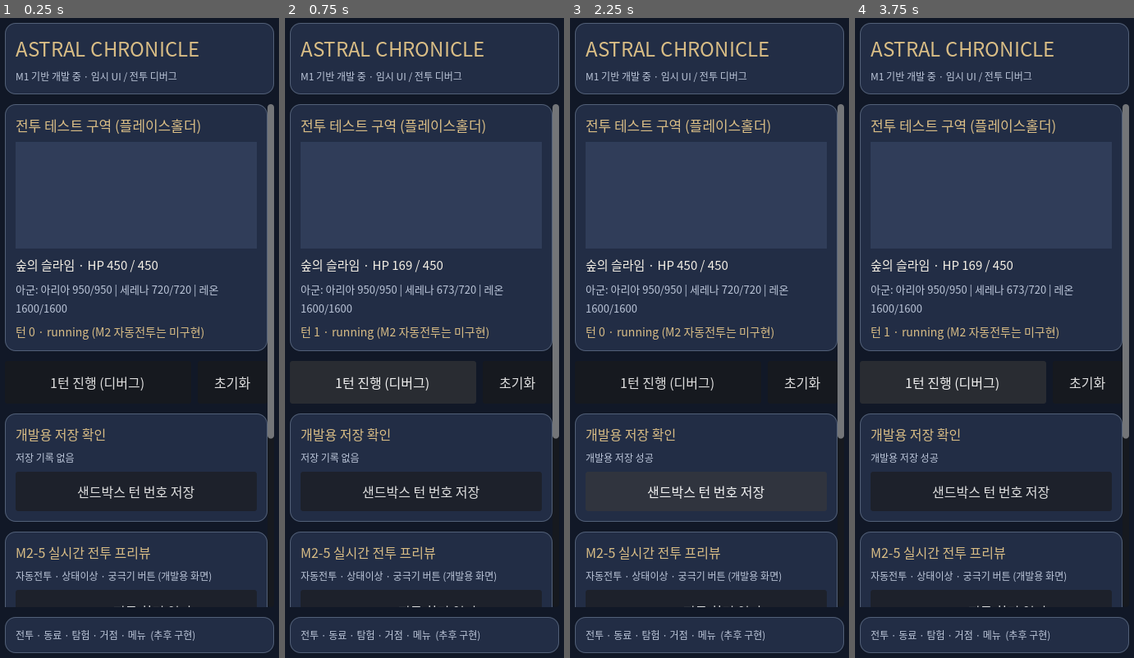
Above: before the commit, frames 1-4 (left to right).
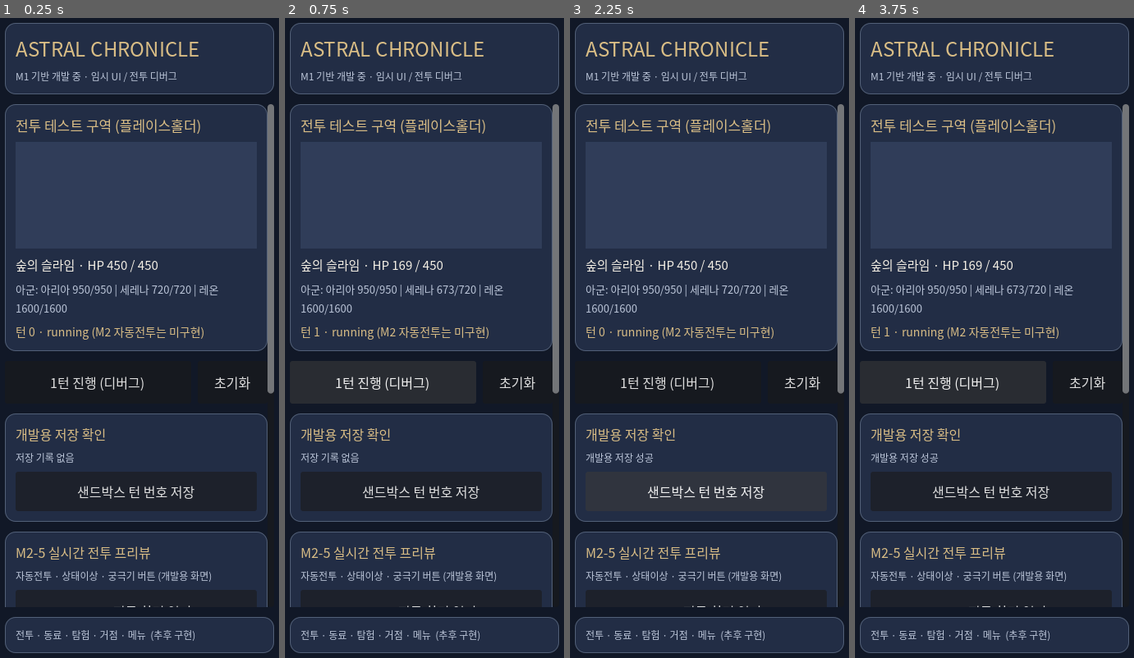
Above: after the commit, the same moments.

Repository: nalkarowndal/ppp
Game: Godot game, scene res://scenes/main.tscn
Same seed, same stepped clock (60 frames per second), same inputs: the game is played once before the commit and once after it.
Inputs:
- Up to frame 1 (0.25 s): no input
- Up to frame 2 (0.75 s): click "1턴 진행 (디버그)" at 0.5 s
- Up to frame 3 (2.25 s): click "초기화" at 1.25 s; click "샌드박스 턴 번호 저장" at 2 s
- Up to frame 4 (3.75 s): click "M2-5 전투 화면 열기" at 2.75 s; click "1턴 진행 (디버그)" at 3.5 s

The runs differ from the first frame. In frame 1, 0.2% of the frame differs, in the area x 95-99%, y 58-66%; in frame 2, 0.2%; in frame 3, 0.2%; in frame 4, 0.2%.

Commit message:
feat(M3-6): responsive Godot growth, equipment and idle UI with real saved actions

Diff:
--- /dev/null
+++ b/scenes/m3_progression.tscn
@@ -0,0 +1,12 @@
+[gd_scene load_steps=2 format=3]
+
+[ext_resource type="Script" path="res://scripts/ui/m3_progression_ui.gd" id="1_m3"]
+
+[node name="M3Progression" type="Control"]
+layout_mode = 3
+anchors_preset = 15
+anchor_right = 1.0
+anchor_bottom = 1.0
+grow_horizontal = 2
+grow_vertical = 2
+script = ExtResource("1_m3")
--- /dev/null
+++ b/scripts/ui/m3_progression_ui.gd
@@ -0,0 +1,448 @@
+extends Control
+## M3-6 native Godot portrait UI. Separate scene so M1 debug and M2 combat
+## interactions keep their original visual geometry and QA targets.
+const Repo = preload("res://scripts/core/data_repository.gd")
+const Model = preload("res://scripts/ui/m3_progression_controller.gd")
+const Growth = preload("res://scripts/core/growth_system.gd")
+const Gear = preload("res://scripts/core/equipment_system.gd")
+const Idle = preload("res://scripts/core/offline_rewards.gd")
+const Store = preload("res://scripts/core/profile_store.gd")
+
+const INK := Color("#101726")
+const PANEL := Color("#1C2840")
+const PANEL_SOFT := Color("#263750")
+const BORDER := Color("#536782")
+const GOLD := Color("#DCC18A")
+const IVORY := Color("#F7F1E8")
+const MUTED := Color("#B8C5D6")
+const POSITIVE := Color("#A5D6C3")
+
+@export var save_path: String = Store.SAVE_PATH
+
+var _model = Model.new()
+var _ready_ok: bool = false
+var _safe: MarginContainer
+var _hero_name: Label
+var _wallet_label: Label
+var _status_label: Label
+var _stats_label: Label
+var _growth_detail: Label
+var _slot_summary: Label
+var _idle_summary: Label
+var _inventory_rows: VBoxContainer
+var _slot_picker: OptionButton
+var _level_button: Button
+var _ascend_button: Button
+var _unequip_button: Button
+var _claim_button: Button
+var _pages: Array[ScrollContainer] = []
+var _tabs: Array[Button] = []
+var _current_tab: int = 0
+var _idle_dialog: ConfirmationDialog
+
+func _ready() -> void:
+	_setup_theme()
+	_build()
+	var result: Dictionary = _model.initialize(save_path)
+	_ready_ok = bool(result.get("ok", false))
+	if not _ready_ok:
+		_status_label.text = "저장 데이터를 열 수 없습니다: " + str(result.get("reason", "unknown"))
+		_level_button.disabled = true
+		_ascend_button.disabled = true
+		_unequip_button.disabled = true
+		_claim_button.disabled = true
+	else:
+		_status_label.text = "성장 데이터를 안전하게 불러왔습니다."
+		_refresh_all()
+	_apply_safe_area()
+	get_viewport().size_changed.connect(_apply_safe_area)
+	print("M3_UI_READY: growth/equipment/idle scene initialized, storage_ok=%d" % int(_ready_ok))
+
+func _notification(what: int) -> void:
+	if not _ready_ok:
+		return
+	# Mobile OS may terminate the process from background. Persist before
+	# suspension; do not use focus-out (which also fires for dialogs).
+	if what in [NOTIFICATION_APPLICATION_PAUSED, NOTIFICATION_WM_CLOSE_REQUEST, NOTIFICATION_WM_GO_BACK_REQUEST]:
+		var checkpoint: Dictionary = _model.mark_background(_now_unix())
+		if not bool(checkpoint.get("ok", false)) and str(checkpoint.get("reason", "")) != "unchanged_checkpoint":
+			print("M3_UI_PAUSE_SAVE_FAILED: " + str(checkpoint.get("reason", "")))
+	elif what == NOTIFICATION_APPLICATION_RESUMED:
+		_refresh_all()
+		var preview: Dictionary = _model.preview_idle(_now_unix())
+		if bool(preview.get("ok", false)) and int(preview["rewards"].get("gold", 0)) > 0:
+			_idle_dialog.dialog_text = "방치 보상이 준비됐습니다.\n골드 %d  ·  경험치 결정 %d\n수령하시겠습니까?" % [int(preview["rewards"]["gold"]), int(preview["rewards"]["xp_crystals"])]
+			_idle_dialog.popup_centered(Vector2i(320, 170))
+
+func _now_unix() -> int:
+	return int(floor(Time.get_unix_time_from_system()))
+
+func _setup_theme() -> void:
+	var f := SystemFont.new()
+	f.font_names = PackedStringArray(["Noto Sans CJK KR", "Malgun Gothic", "NanumGothic", "sans-serif"])
+	var t := Theme.new()
+	t.default_font = f
+	theme = t
+
+func _build() -> void:
+	var bg := ColorRect.new()
+	bg.color = INK
+	bg.set_anchors_and_offsets_preset(Control.PRESET_FULL_RECT)
+	bg.mouse_filter = Control.MOUSE_FILTER_IGNORE
+	add_child(bg)
+
+	_safe = MarginContainer.new()
+	_safe.set_anchors_and_offsets_preset(Control.PRESET_FULL_RECT)
+	add_child(_safe)
+	var stack := VBoxContainer.new()
+	stack.add_theme_constant_override("separation", 10)
+	_safe.add_child(stack)
+
+	var top := _section(stack)
+	var title := _label(top, "ASTRAL CHRONICLE", 22, GOLD)
+	title.name = "M3PageTitle"
+	_label(top, "성장 · 장비 · 방치 보상", 12, MUTED)
+
+	var hero_row := HBoxContainer.new()
+	hero_row.add_theme_constant_override("separation", 6)
+	stack.add_child(hero_row)
+	var prev := _button(hero_row, "‹", "M3HeroPrev")
+	prev.custom_minimum_size.x = 52
+	prev.size_flags_horizontal = Control.SIZE_SHRINK_BEGIN
+	prev.pressed.connect(_shift_hero.bind(-1))
+	_hero_name = _label(hero_row, "동료", 15, IVORY)
+	_hero_name.size_flags_horizontal = Control.SIZE_EXPAND_FILL
+	_hero_name.horizontal_alignment = HORIZONTAL_ALIGNMENT_CENTER
+	var next := _button(hero_row, "›", "M3HeroNext")
+	next.custom_minimum_size.x = 52
+	next.size_flags_horizontal = Control.SIZE_SHRINK_END
+	next.pressed.connect(_shift_hero.bind(1))
+
+	_wallet_label = _label(stack, "G 0 · XP 0 · 승급석 0 · 강화석 0", 12, MUTED)
+	_wallet_label.name = "M3WalletLabel"
+
+	var nav := HBoxContainer.new()
+	nav.add_theme_constant_override("separation", 6)
+	stack.add_child(nav)
+	for pair in [
+		["성장", "M3GrowthTab"],
+		["장비", "M3EquipmentTab"],
+		["방치", "M3IdleTab"]
+	]:
+		var tab := _button(nav, str(pair[0]), str(pair[1]))
+		tab.pressed.connect(_show_tab.bind(_tabs.size()))
+		_tabs.append(tab)
+
+	var content_holder := Control.new()
+	content_holder.size_flags_vertical = Control.SIZE_EXPAND_FILL
+	content_holder.size_flags_horizontal = Control.SIZE_EXPAND_FILL
+	stack.add_child(content_holder)
+	for i in range(3):
+		var sc := ScrollContainer.new()
+		sc.name = ["M3GrowthScroll", "M3InventoryScroll", "M3IdleScroll"][i]
+		sc.set_anchors_and_offsets_preset(Control.PRESET_FULL_RECT)
+		sc.visible = i == 0
+		content_holder.add_child(sc)
+		_pages.append(sc)
+	var growth := VBoxContainer.new()
+	growth.add_theme_constant_override("separation", 12)
+	growth.size_flags_horizontal = Control.SIZE_EXPAND_FILL
+	_pages[0].add_child(growth)
+	_build_growth(growth)
+	var equipment := VBoxContainer.new()
+	equipment.add_theme_constant_override("separation", 12)
+	equipment.size_flags_horizontal = Control.SIZE_EXPAND_FILL
+	_pages[1].add_child(equipment)
+	_build_equipment(equipment)
+	var idle := VBoxContainer.new()
+	idle.add_theme_constant_override("separation", 12)
+	idle.size_flags_horizontal = Control.SIZE_EXPAND_FILL
+	_pages[2].add_child(idle)
+	_build_idle(idle)
+
+	_status_label = _label(stack, "불러오는 중…", 12, POSITIVE)
+	_status_label.name = "M3StatusLabel"
+	_status_label.custom_minimum_size.y = 34
+	var bottom := _button(stack, "‹  개발 화면으로 돌아가기", "M3BackButton")
+	bottom.pressed.connect(func() -> void:
+		get_tree().change_scene_to_file("res://scenes/main.tscn")
+	)
+
+	_idle_dialog = ConfirmationDialog.new()
+	_idle_dialog.name = "M3IdleRewardDialog"
+	_idle_dialog.title = "방치 보상"
+	_idle_dialog.confirmed.connect(_on_claim_pressed)
+	add_child(_idle_dialog)
+
+func _build_growth(root: VBoxContainer) -> void:
+	var summary := _section(root)
+	_label(summary, "동료 능력치", 16, GOLD)
+	_stats_label = _label(summary, "", 15, IVORY)
+	_growth_detail = _label(summary, "", 12, MUTED)
+	var progression := _section(root)
+	_label(progression, "육성", 16, GOLD)
+	_level_button = _button(progression, "레벨 올리기", "M3LevelButton")
+	_level_button.pressed.connect(_on_level_pressed)
+	_ascend_button = _button(progression, "승급", "M3AscendButton")
+	_ascend_button.pressed.connect(_on_ascend_pressed)
+	_label(progression, "필요 재화는 자동으로 차감됩니다. 획득 경로는 추후 스테이지 보상과 연결됩니다.", 12, MUTED)
+
+func _build_equipment(root: VBoxContainer) -> void:
+	var loadout := _section(root)
+	_label(loadout, "장비 슬롯", 16, GOLD)
+	_slot_summary = _label(loadout, "", 13, IVORY)
+	_slot_picker = OptionButton.new()
+	_slot_picker.name = "M3SlotPicker"
+	_slot_picker.custom_minimum_size.y = 52
+	_slot_picker.add_theme_font_size_override("font_size", 14)
+	for text in ["무기", "방어구", "장신구 I", "장신구 II"]:
+		_slot_picker.add_item(text)
+	loadout.add_child(_slot_picker)
+	_unequip_button = _button(loadout, "선택 슬롯 장비 해제", "M3UnequipButton")
+	_unequip_button.pressed.connect(_on_unequip_pressed)
+	_slot_picker.item_selected.connect(func(_index: int) -> void:
+		_refresh_all()
+	)
+	var items := _section(root)
+	_label(items, "보유 장비 · 장착 / 강화", 16, GOLD)
+	_label(items, "장착할 슬롯을 위에서 고른 뒤 장착하세요. 이미 장착된 아이템은 재장착할 수 없습니다.", 12, MUTED)
+	_inventory_rows = VBoxContainer.new()
+	_inventory_rows.name = "M3InventoryRows"
+	_inventory_rows.add_theme_constant_override("separation", 9)
+	items.add_child(_inventory_rows)
+
+func _build_idle(root: VBoxContainer) -> void:
+	var panel := _section(root)
+	_label(panel, "오프라인 보상", 17, GOLD)
+	_label(panel, "최대 8시간 · 스테이지별 생산량의 80%", 13, MUTED)
+	_idle_summary = _label(panel, "", 15, IVORY)
+	_claim_button = _button(panel, "방치 보상 수령", "M3IdleClaimButton")
+	_claim_button.pressed.connect(_on_claim_pressed)
+	_label(panel, "보상은 마지막 종료 시점의 스테이지로 계산됩니다. 실제 스테이지 클리어 보상 연동은 M4에서 확장됩니다.", 12, MUTED)
+
+func _apply_safe_area() -> void:
+	if _safe == null:
+		return
+	var left: int = 14
+	var right: int = 14
+	var top: int = 14
+	var bottom: int = 14
+	if OS.has_feature("mobile"):
+		var area: Rect2i = DisplayServer.get_display_safe_area()
+		var pixels: Vector2i = DisplayServer.window_get_size()
+		var viewport: Vector2 = get_viewport_rect().size
+		if pixels.x > 0 and pixels.y > 0 and area.size.x > 0 and area.size.y > 0:
+			var sx: float = viewport.x / float(pixels.x)
+			var sy: float = viewport.y / float(pixels.y)
+			left = maxi(left, roundi(float(area.position.x) * sx) + 12)
+			right = maxi(right, roundi(float(pixels.x - area.end.x) * sx) + 12)
+			top = maxi(top, roundi(float(area.position.y) * sy) + 12)
+			bottom = maxi(bottom, roundi(float(pixels.y - area.end.y) * sy) + 12)
+	_safe.add_theme_constant_override("margin_left", left)
+	_safe.add_theme_constant_override("margin_right", right)
+	_safe.add_theme_constant_override("margin_top", top)
+	_safe.add_theme_constant_override("margin_bottom", bottom)
+
+func _section(parent: Node) -> VBoxContainer:
+	var panel := PanelContainer.new()
+	var surface := StyleBoxFlat.new()
+	surface.bg_color = PANEL
+	surface.border_color = BORDER
+	surface.set_corner_radius_all(12)
+	surface.set_border_width_all(1)
+	panel.add_theme_stylebox_override("panel", surface)
+	parent.add_child(panel)
+	var padding := MarginContainer.new()
+	for side in ["left", "right", "top", "bottom"]:
+		padding.add_theme_constant_override("margin_" + side, 12)
+	panel.add_child(padding)
+	var contents := VBoxContainer.new()
+	contents.size_flags_horizontal = Control.SIZE_EXPAND_FILL
+	contents.add_theme_constant_override("separation", 8)
+	padding.add_child(contents)
+	return contents
+
+func _label(parent: Node, value: String, font_size: int, color: Color) -> Label:
+	var label := Label.new()
+	label.text = value
+	label.autowrap_mode = TextServer.AUTOWRAP_WORD_SMART
+	label.add_theme_font_size_override("font_size", font_size)
+	label.add_theme_color_override("font_color", color)
+	parent.add_child(label)
+	return label
+
+func _button(parent: Node, value: String, node_name: String) -> Button:
+	var button := Button.new()
+	button.name = node_name
+	button.text = value
+	button.custom_minimum_size = Vector2(0, 52)
+	button.size_flags_horizontal = Control.SIZE_EXPAND_FILL
+	button.add_theme_font_size_override("font_size", 13)
+	button.add_theme_color_override("font_color", IVORY)
+	var base := StyleBoxFlat.new()
+	base.bg_color = PANEL_SOFT
+	base.border_color = BORDER
+	base.set_border_width_all(1)
+	base.set_corner_radius_all(10)
+	button.add_theme_stylebox_override("normal", base)
+	var hover := base.duplicate()
+	hover.bg_color = Color("#364F6C")
+	button.add_theme_stylebox_override("hover", hover)
+	var pressed := base.duplicate()
+	pressed.bg_color = Color("#435A72")
+	button.add_theme_stylebox_override("pressed", pressed)
+	parent.add_child(button)
+	return button
+
+func _show_tab(index: int) -> void:
+	_current_tab = index
+	for i in range(_pages.size()):
+		_pages[i].visible = i == index
+	for i in range(_tabs.size()):
+		_tabs[i].add_theme_color_override("font_color", GOLD if i == index else IVORY)
+	if _ready_ok:
+		_refresh_all()
+
+func _shift_hero(step: int) -> void:
+	if not _ready_ok:
+		return
+	var chars: Array = _model.character_definitions()
+	var current: int = 0
+	for i in range(chars.size()):
+		if str(chars[i]["id"]) == _model.selected_hero_id():
+			current = i
+			break
+	var candidate: String = str(chars[posmod(current + step, chars.size())]["id"])
+	_model.select_hero(candidate)
+	_status_label.text = "선택한 동료: " + str(_model.selected_character().get("name", candidate))
+	_refresh_all()
+
+func _refresh_all() -> void:
+	if not _ready_ok:
+		return
+	var state: Dictionary = _model.snapshot()
+	var character: Dictionary = _model.selected_character()
+	var hero: Dictionary = _model.selected_hero()
+	var wallet: Dictionary = state["economy_state"]["wallet"]
+	var stats: Dictionary = _model.selected_stats()
+	_hero_name.text = "%s  ·  %s / %s" % [
+		str(character.get("name", "?")),
+		str(character.get("rarity", "")),
+		str(character.get("role", ""))
+	]
+	_wallet_label.text = "골드 %d  |  XP %d\n승급석 %d  |  강화석 %d" % [
+		int(wallet["gold"]), int(wallet["xp_crystals"]),
+		int(wallet["ascension_stones"]), int(wallet["enhancement_stones"])
+	]
+	_stats_label.text = "레벨 %d / %d    ★ %d\nHP %d    ATK %d    DEF %d" % [
+		int(hero["level"]), Growth.level_cap(int(hero["stars"])), int(hero["stars"]),
+		int(stats.get("hp", 0)), int(stats.get("atk", 0)), int(stats.get("def", 0))
+	]
+	var level_op: Dictionary = Growth.try_level_up(hero, wallet)
+	var ascend_op: Dictionary = Growth.try_ascend(hero, wallet)
+	_level_button.disabled = not bool(level_op["ok"])
+	_ascend_button.disabled = not bool(ascend_op["ok"])
+	_growth_detail.text = "레벨업: " + _reason(str(level_op["reason"])) + "\n승급: " + _reason(str(ascend_op["reason"]))
+	var loadout: Dictionary = state["loadouts"][_model.selected_hero_id()]
+	var inventory: Dictionary = state["economy_state"]["inventory"]
+	var slot_lines: PackedStringArray = []
+	var slot_names: Array = ["무기", "방어구", "장신구 I", "장신구 II"]
+	for i in range(Gear.SLOTS.size()):
+		var slot: String = str(Gear.SLOTS[i])
+		var uid: String = str(loadout[slot])
+		var gear_name: String = "비어 있음"
+		if not uid.is_empty() and inventory.has(uid):
+			var item: Dictionary = inventory[uid]
+			var entry: Dictionary = _model.equipment_catalog().get(item["template_id"], {})
+			gear_name = "%s +%d" % [str(entry.get("name", uid)), int(item["enhance_level"])]
+		slot_lines.append("%s  ·  %s" % [str(slot_names[i]), gear_name])
+	_slot_summary.text = "\n".join(slot_lines)
+	var selected_slot: int = clampi(_slot_picker.selected, 0, Gear.SLOTS.size() - 1)
+	_unequip_button.disabled = str(loadout[str(Gear.SLOTS[selected_slot])]).is_empty()
+	_refresh_inventory(inventory)
+	_refresh_idle()
+
+func _refresh_inventory(inventory: Dictionary) -> void:
+	for child in _inventory_rows.get_children():
+		_inventory_rows.remove_child(child)
+		child.queue_free()
+	if inventory.is_empty():
+		_label(_inventory_rows, "획득한 장비가 없습니다.\n스테이지 보상이 연결되면 여기에 표시됩니다.", 13, MUTED)
+		return
+	var catalog: Dictionary = _model.equipment_catalog()
+	var sorted_ids: Array = inventory.keys()
+	sorted_ids.sort()
+	for uid in sorted_ids:
+		var item: Dictionary = inventory[uid]
+		var definition: Dictionary = catalog.get(str(item["template_id"]), {})
+		var section: VBoxContainer = _section(_inventory_rows)
+		_label(section, "%s · %s · +%d" % [
+			str(definition.get("name", str(uid))),
+			str(definition.get("rarity", "")),
+			int(item["enhance_level"])
+		], 13, IVORY)
+		if not str(item["equipped_by"]).is_empty():
+			_label(section, "장착 중: " + str(item["equipped_slot"]), 12, MUTED)
+		var row := HBoxContainer.new()
+		row.add_theme_constant_override("separation", 7)
+		section.add_child(row)
+		var equip := _button(row, "장착", "M3Equip_" + str(uid))
+		equip.disabled = not str(item["equipped_by"]).is_empty()
+		equip.pressed.connect(_on_equip_pressed.bind(str(uid)))
+		var enhance := _button(row, "강화", "M3Enhance_" + str(uid))
+		enhance.disabled = int(item["enhance_level"]) >= Gear.enhancement_cap(str(definition.get("rarity", "")))
+		enhance.pressed.connect(_on_enhance_pressed.bind(str(uid)))
+
+func _refresh_idle() -> void:
+	var preview: Dictionary = _model.preview_idle(_now_unix())
+	if not bool(preview.get("ok", false)):
+		_idle_summary.text = "기록된 방치 시간이 없습니다.\n게임을 종료하거나 백그라운드로 이동한 후 복귀해 주세요."
+		_claim_button.disabled = true
+		return
+	var gold: int = int(preview["rewards"].get("gold", 0))
+	var xp: int = int(preview["rewards"].get("xp_crystals", 0))
+	_idle_summary.text = "인정 시간  %d / 28,800초\n획득 예정  골드 %d  ·  XP 결정 %d" % [
+		int(preview["credited_seconds"]), gold, xp
+	]
+	_claim_button.disabled = gold <= 0 and xp <= 0
+
+func _on_level_pressed() -> void:
+	_apply_action(_model.level_selected(), "레벨업 완료")
+
+func _on_ascend_pressed() -> void:
+	_apply_action(_model.ascend_selected(), "승급 완료")
+
+func _on_equip_pressed(uid: String) -> void:
+	var i: int = clampi(_slot_picker.selected, 0, Gear.SLOTS.size() - 1)
+	_apply_action(_model.equip_item(uid, str(Gear.SLOTS[i])), "장비를 장착했습니다")
+
+func _on_unequip_pressed() -> void:
+	var i: int = clampi(_slot_picker.selected, 0, Gear.SLOTS.size() - 1)
+	_apply_action(_model.unequip_slot(str(Gear.SLOTS[i])), "장비를 해제했습니다")
+
+func _on_enhance_pressed(uid: String) -> void:
+	_apply_action(_model.enhance_item(uid), "장비를 강화했습니다")
+
+func _on_claim_pressed() -> void:
+	_apply_action(_model.claim_idle(_now_unix()), "방치 보상을 저장했습니다")
+
+func _apply_action(outcome: Dictionary, success_text: String) -> void:
+	if bool(outcome.get("ok", false)):
+		_status_label.text = success_text
+	else:
+		_status_label.text = "처리 불가: " + _reason(str(outcome.get("reason", "unknown")))
+	_refresh_all()
+
+func _reason(reason: String) -> String:
+	var names: Dictionary = {
+		"ok": "사용 가능", "insufficient_currency": "재화 부족", "ascension_required": "승급 필요",
+		"level_cap_required": "승급 조건: 현재 등급의 레벨 상한 필요",
+		"maximum_level": "최대 레벨", "maximum_stars": "최대 등급",
+		"maximum_enhancement": "최대 강화", "already_equipped": "이미 장착됨",
+		"slot_mismatch": "슬롯 종류 불일치", "empty_slot": "장비가 없는 슬롯",
+		"item_missing": "장비 없음", "no_reward": "현재 수령할 보상 없음",
+		"clock_rollback": "기기 시간 역행 감지", "stale_revision": "저장 상태 갱신 필요",
+		"no_checkpoint": "방치 기록 없음", "duplicate_event": "이미 수령한 보상",
+		"invalid_state": "데이터 검증 실패", "corrupt": "저장 파일 손상"
+	}
+	return str(names.get(reason, reason))
--- a/scripts/ui/main_ui.gd
+++ b/scripts/ui/main_ui.gd
@@ -128,6 +128,20 @@
 	preview_button.custom_minimum_size.y = 52
 	preview_button.pressed.connect(_on_battle_preview_pressed)
 	preview_section.add_child(preview_button)
+
+	## M3-6 adds a separate growth/equipment scene. Keep all M1 debug QA
+	## widgets and original scrolling/target geometry unchanged above.
+	var m3_section := _section(content)
+	_text(m3_section, "M3 성장 · 장비 · 방치 보상", 16, GOLD)
+	_text(m3_section, "캐릭터 육성 / 장비 관리 / 저장된 방치 보상", 12, MUTED)
+	var m3_button := Button.new()
+	m3_button.name = "M3OpenButton"
+	m3_button.text = "동료 성장·장비 화면 열기"
+	m3_button.custom_minimum_size.y = 52
+	m3_button.pressed.connect(func() -> void:
+		get_tree().change_scene_to_file("res://scenes/m3_progression.tscn")
+	)
+	m3_section.add_child(m3_button)
 
 	var units := _section(content)
 	_text(units, "캐릭터 데이터 연결", 17, GOLD)
